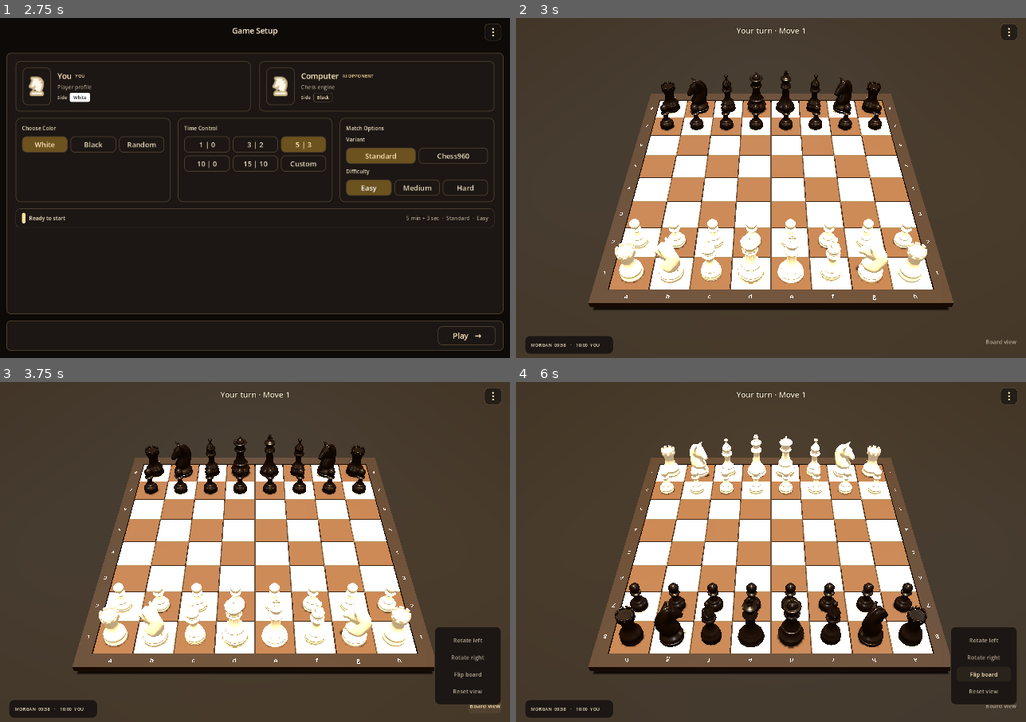
Above: before the commit, frames 1-4 (two rows, left to right).
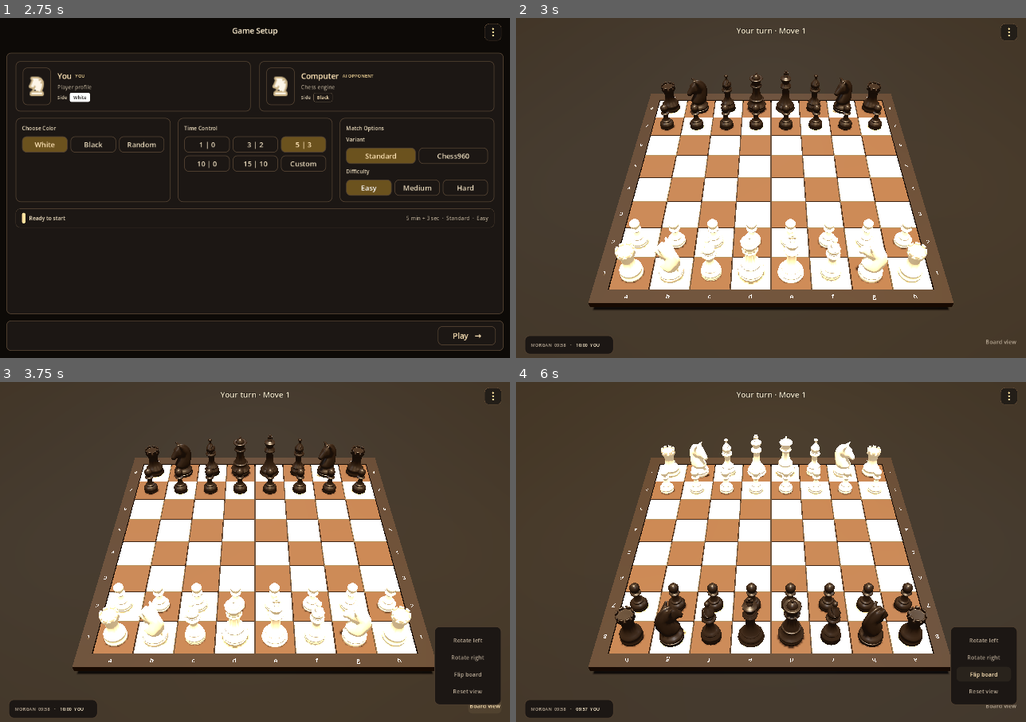
Above: after the commit, the same moments.

Repository: shedrackgodstime/chess-relay
Game: Godot game, scene res://src/ui/app/app_root.tscn
The game is run twice, just before and just after one commit, with the same random seed, the same clock (stepped at 60 frames per second) and the same inputs.
Inputs:
- Up to frame 1 (2.75 s): click "Vs computer" at 0.5 s; click "Easy" at 1.25 s; click "Easy" at 2 s
- Up to frame 2 (3 s): click "Play →" at 2.75 s
- Up to frame 3 (3.75 s): click "Board view" at 3.5 s
- Up to frame 4 (6 s): click "Rotate left" at 4.25 s; click "Rotate right" at 5 s; click "Flip board" at 5.75 s

Frame 1 is identical in both runs. In frame 2, 1.4% of the frame differs, in the area x 2-80%, y 15-97%; in frame 3, 1.4%; in frame 4, 3.0%, in the area x 2-81%, y 18-97%.

Commit message:
checkpoint

Diff:
--- a/godot/src/game/pieces/piece_black_material.tres
+++ b/godot/src/game/pieces/piece_black_material.tres
@@ -2,6 +2,6 @@
 
 [resource]
 resource_name = "ChessPieceBlack"
-albedo_color = Color(0.09, 0.07, 0.06, 1)
-metallic = 0.18
-roughness = 0.28
+albedo_color = Color(0.13, 0.105, 0.09, 1)
+metallic = 0.06
+roughness = 0.38
--- a/godot/src/game/pieces/piece_white_material.tres
+++ b/godot/src/game/pieces/piece_white_material.tres
@@ -3,5 +3,5 @@
 [resource]
 resource_name = "ChessPieceWhite"
 albedo_color = Color(0.86, 0.82, 0.73, 1)
-metallic = 0.18
-roughness = 0.28
+metallic = 0.06
+roughness = 0.38
--- a/godot/src/ui/screens/game/game_screen.gd
+++ b/godot/src/ui/screens/game/game_screen.gd
@@ -8,11 +8,17 @@
 @onready var _header: GameHeader = %GameHeader
 @onready var _camera: Camera3D = %Camera
 @onready var _board_view_button: Button = %BoardViewButton
+@onready var _opponent_clock: Label = $HUD/HUDRoot/ClockStrip/Content/OpponentClock
+@onready var _player_clock: Label = $HUD/HUDRoot/ClockStrip/Content/PlayerClock
+@onready var _clock_timer: Timer = $ClockTimer
 
 const CAMERA_TARGET := Vector3(0.0, -0.45, 0.0)
 const PIECE_VIEW_SCENE := preload("res://src/game/pieces/piece_view.tscn")
 var _camera_scale := 1.0
 var _is_multiplayer := false
+var _active_clock_side := "white"
+var _white_seconds := 600
+var _black_seconds := 598
 
 
 func configure_peer() -> void:
@@ -25,7 +31,9 @@
 	_header.menu_requested.connect(_open_game_menu)
 	_board_view_button.pressed.connect(_toggle_board_view_menu)
 	_board.square_pressed.connect(_on_square_pressed)
+	_clock_timer.timeout.connect(_on_clock_tick)
 	_update_header_visibility()
+	_update_clock_strip()
 	_camera.target = CAMERA_TARGET
 	_update_camera_framing()
 	_build_demo_position()
@@ -33,6 +41,29 @@
 
 func _update_header_visibility() -> void:
 	_header.set_visibility(_is_multiplayer, _is_multiplayer, true, true)
+
+
+func _on_clock_tick() -> void:
+	if _active_clock_side == "white":
+		_white_seconds = maxi(0, _white_seconds - 1)
+	else:
+		_black_seconds = maxi(0, _black_seconds - 1)
+	_update_clock_strip()
+
+
+func _update_clock_strip() -> void:
+	_opponent_clock.text = "MORGAN  %s" % _format_clock(_black_seconds)
+	_player_clock.text = "%s  YOU" % _format_clock(_white_seconds)
+	var active_color := Color(1.0, 0.94, 0.82, 1.0)
+	var idle_color := Color(0.72, 0.66, 0.58, 1.0)
+	_opponent_clock.add_theme_color_override(
+		"font_color", active_color if _active_clock_side == "black" else idle_color)
+	_player_clock.add_theme_color_override(
+		"font_color", active_color if _active_clock_side == "white" else idle_color)
+
+
+func _format_clock(seconds: int) -> String:
+	return "%02d:%02d" % [seconds / 60, seconds % 60]
 
 
 func _build_demo_position() -> void:
--- a/godot/src/ui/screens/game/game_screen.tscn
+++ b/godot/src/ui/screens/game/game_screen.tscn
@@ -94,6 +94,10 @@
 
 [node name="HUD" type="CanvasLayer" parent="."]
 
+[node name="ClockTimer" type="Timer" parent="."]
+wait_time = 1.0
+autostart = true
+
 [node name="HUDRoot" type="Control" parent="HUD"]
 layout_mode = 3
 anchors_preset = 15
--- a/godot/tests/ui_smoke_test.gd
+++ b/godot/tests/ui_smoke_test.gd
@@ -252,6 +252,9 @@
 		"clock strip shows the opponent clock")
 	_check(clock_strip.get_node("Content/PlayerClock").text == "10:00  YOU",
 		"clock strip shows the local clock")
+	game._on_clock_tick()
+	_check(clock_strip.get_node("Content/PlayerClock").text == "09:59  YOU",
+		"active clock ticks in the game UI")
 	_check(not game.get_node("HUD/HUDRoot/GameHeader/NetworkIndicator").visible,
 		"computer game keeps network status hidden")
 	var peer_game := GAME_SCENE.instantiate() as GameScreen
Not shown, changed: rust/Cargo.lock
Not shown, changed: rust/Cargo.toml
Not shown, changed: rust/src/app.rs
Not shown, changed: rust/src/chess_core/board.rs
Not shown, added: rust/src/chess_core/game.rs
Not shown, changed: rust/src/chess_core/mod.rs
Not shown, added: rust/src/chess_core/movegen.rs
Not shown, changed: rust/src/chess_core/types.rs
Not shown, removed: rust/src/session.rs
Not shown, added: rust/src/session/log.rs
Not shown, added: rust/src/session/mod.rs
Not shown, added: rust/tests/app.rs
(and 3 more such lines)
